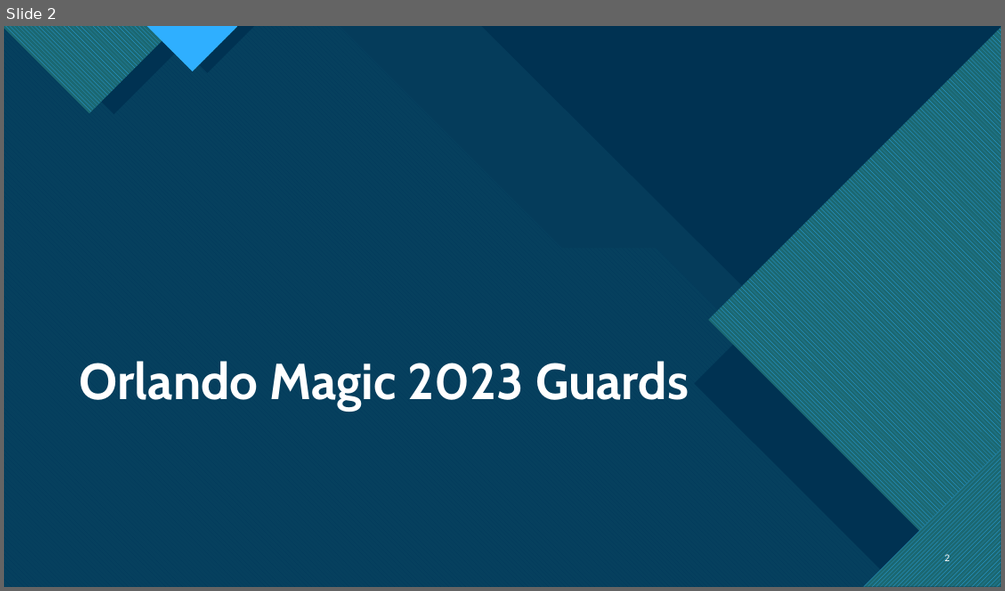
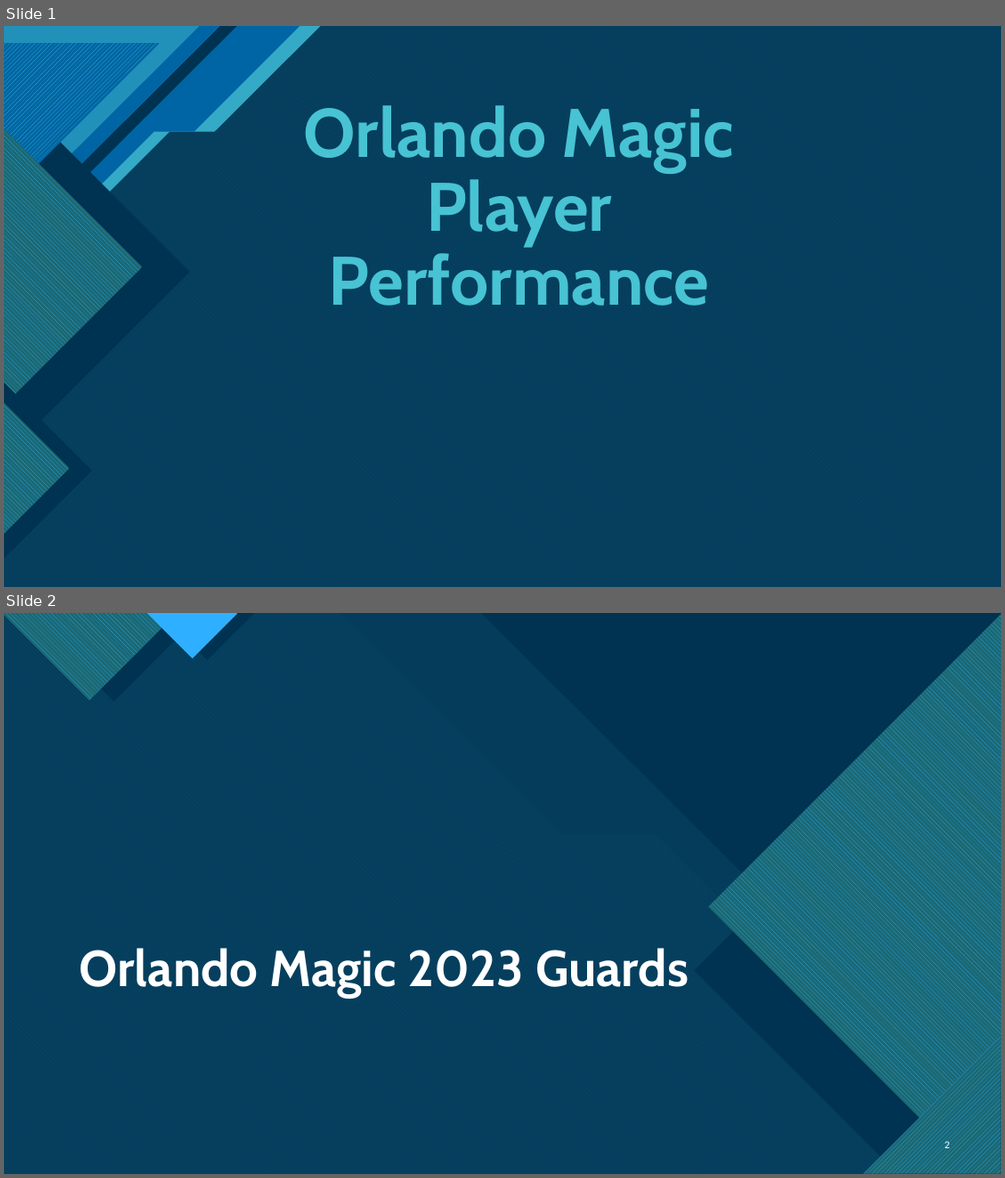
Before and after one commit to CandaceDoesData/Group_Project_1, a slide deck: DRC-Presentation.pptx. Shown one above the other, each under a label of ours: slide 2 before the commit, slides 1 and 2 after it. The pictures are 1005x591 and 1005x1178 pixels, drawn with LibreOffice and Linux fonts; fonts in the diff are those of the drawing. Boxes give left, top, right and bottom in pixels: in the first picture for what was removed or moved away, otherwise in the second. Text is boxed around its words. In the diff, an @@ line names an element or a change of style, - is before the commit and + after.

```diff
--- a/DRC-Presentation.pptx
+++ b/DRC-Presentation.pptx
@@ slide 1 added at (4,26,1001,587), background #47C3D3; not listed: 9 template elements that a slide beside it also shows @@
@@ rectangle added at (4,26,1001,587), fill #0065A4 @@
@@ title added at (304,105,735,305), 66 pt, text #47C3D3, bold @@
+Orlando Magic Player Performance
@@ group added at (4,26,1001,587): 8 freeform shapes, 3 right triangles @@
```
Also in this commit, not shown: 5 other slides added, 1 slide removed.
